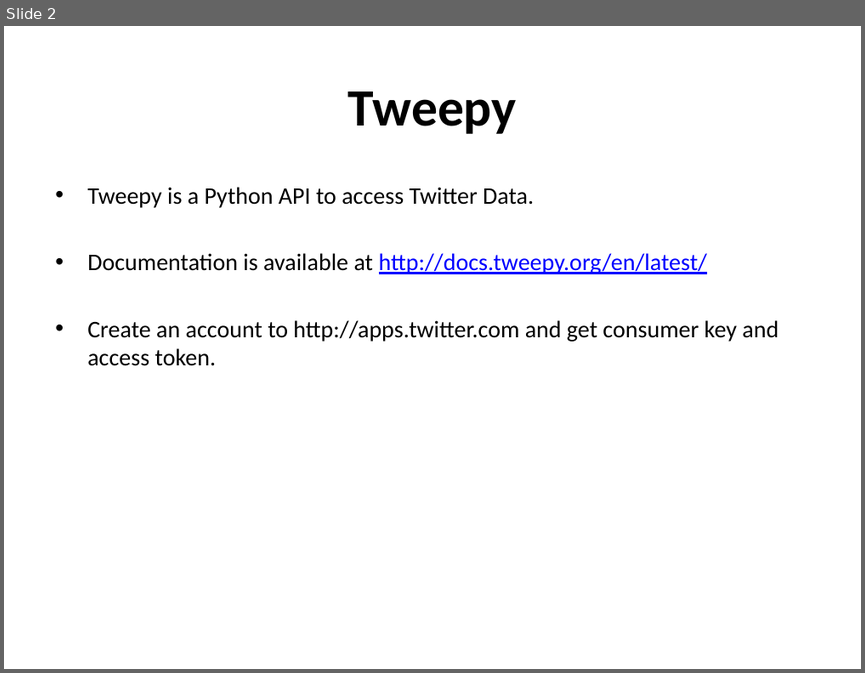
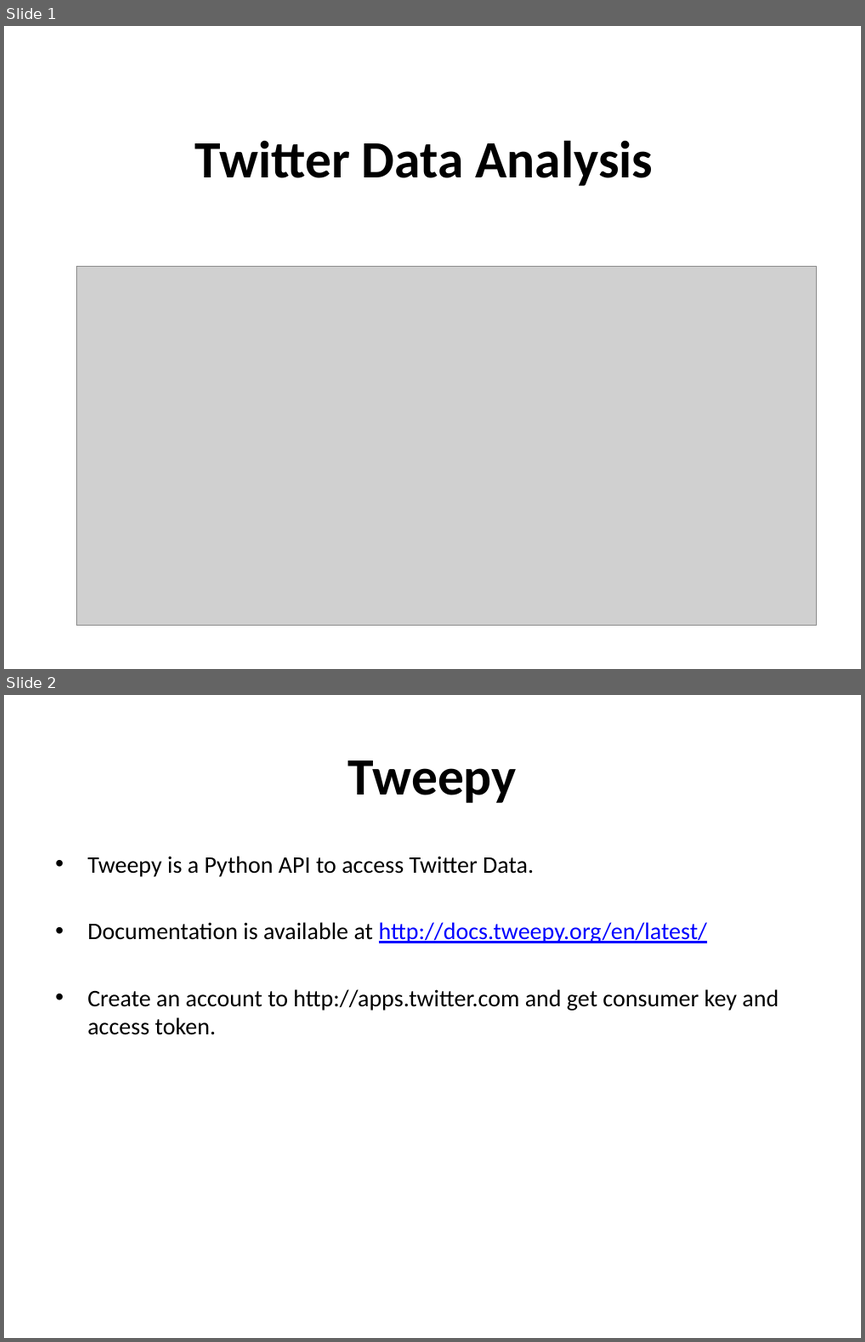
Before and after one commit to karthikdondapati/Python_Final_Project, a slide deck: twitter_streaming.pptx. Shown one above the other, each under a label of ours: slide 2 before the commit, slides 1 and 2 after it. The pictures are 865x673 and 865x1342 pixels, drawn with LibreOffice and Linux fonts; fonts in the diff are those of the drawing; grey boxes stand for pictures. Boxes give left, top, right and bottom in pixels: in the first picture for what was removed or moved away, otherwise in the second. Text is boxed around its words. In the diff, an @@ line names an element or a change of style, - is before the commit and + after.

```diff
--- a/twitter_streaming.pptx
+++ b/twitter_streaming.pptx
@@ slide 1 added at (4, 26, 861, 669), background #FFFFFF @@
@@ title added at (195, 140, 653, 186), 44 pt, text #000000, bold @@
+Twitter Data Analysis
@@ picture added at (76, 267, 816, 626) @@
```
Also in this commit, not shown: 1 slide changed, 1 other slide added, 2 slides removed, 1 other file.
